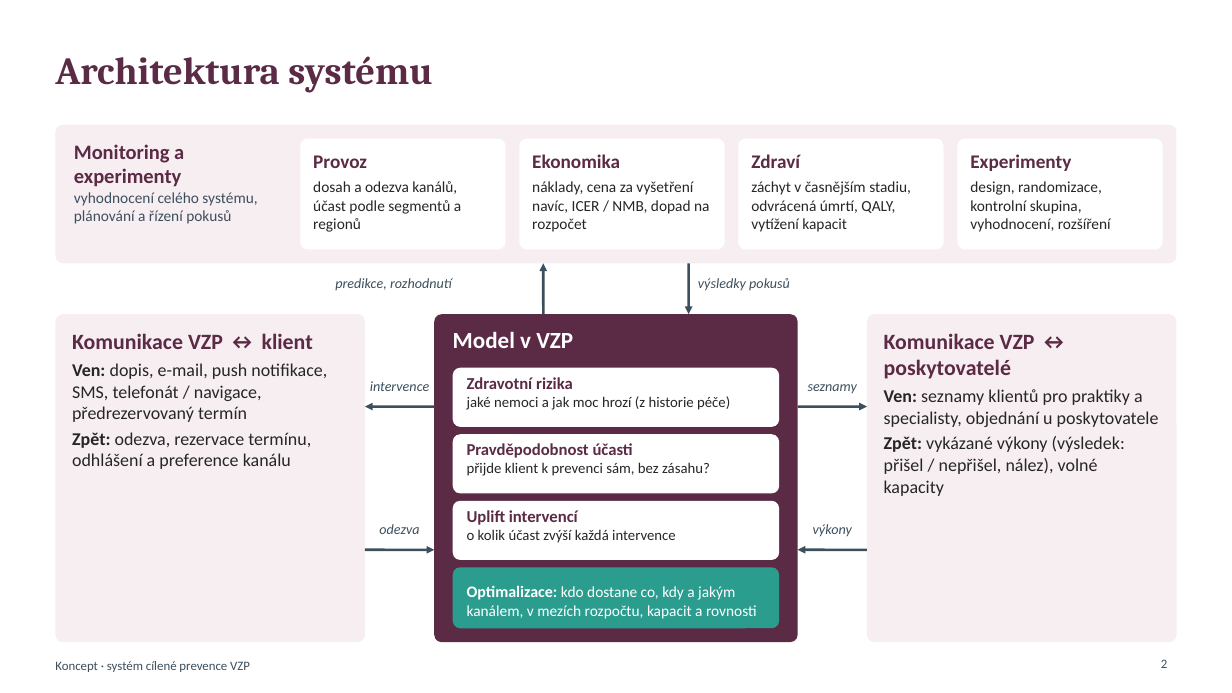
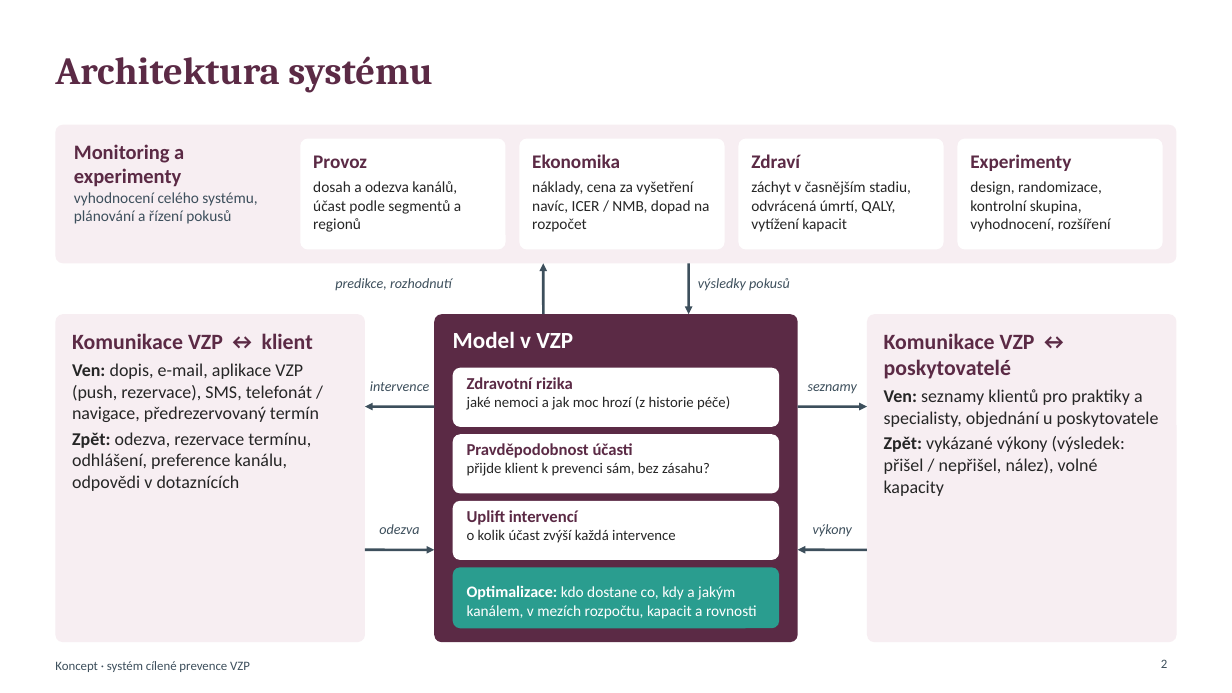
Before and after one commit to vit-tucek/mamograf-vzp, a slide deck: slide 2 of docs/vzp_system/system.pptx. Drawn at 1232x693 pixels with LibreOffice and Linux fonts; fonts in the diff are those of the drawing. Boxes give left, top, right and bottom in pixels: in the first picture for what was removed or moved away, otherwise in the second. Text is boxed around its words. In the diff, an @@ line names an element or a change of style, - is before the commit and + after.

```diff
--- a/docs/vzp_system/system.pptx
+++ b/docs/vzp_system/system.pptx
@@ text at [72,363,319,491]: text changed @@
-Ven: dopis, e-mail, push notifikace, SMS, telefonát / navigace, předrezervovaný termín
-Zpět: odezva, rezervace termínu, odhlášení a preference kanálu
+Ven: dopis, e-mail, aplikace VZP (push, rezervace), SMS, telefonát / navigace, předrezervovaný termín
+Zpět: odezva, rezervace termínu, odhlášení, preference kanálu, odpovědi v dotaznících
```
Also in this commit, not shown: 2 other slides changed, 1 slide added, 2 other files.
